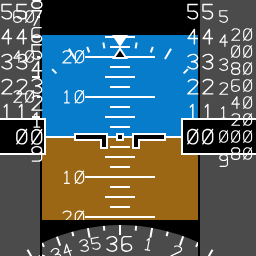
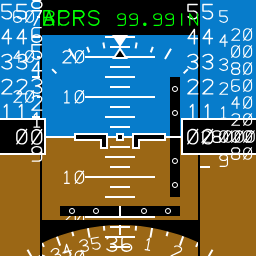
Layer changes from the first 256 x 256 image to the second:
added layer "28000" in group "g3699" over [201, 130, 255, 143]
added layer "press-set" in group "g3699" over [117, 13, 199, 26]
